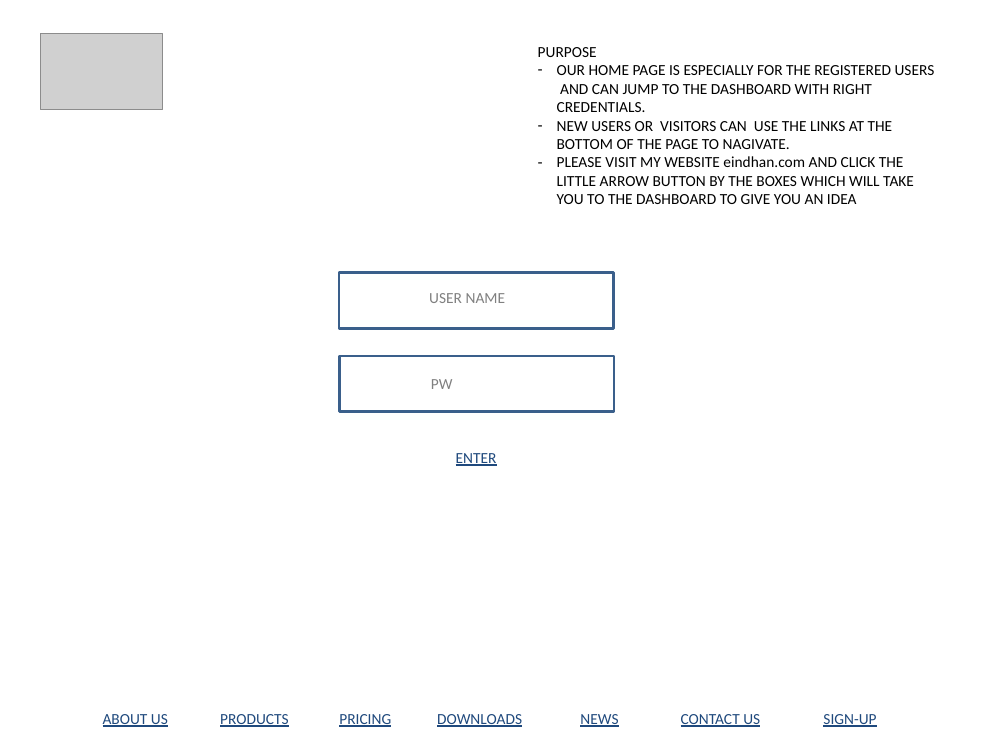
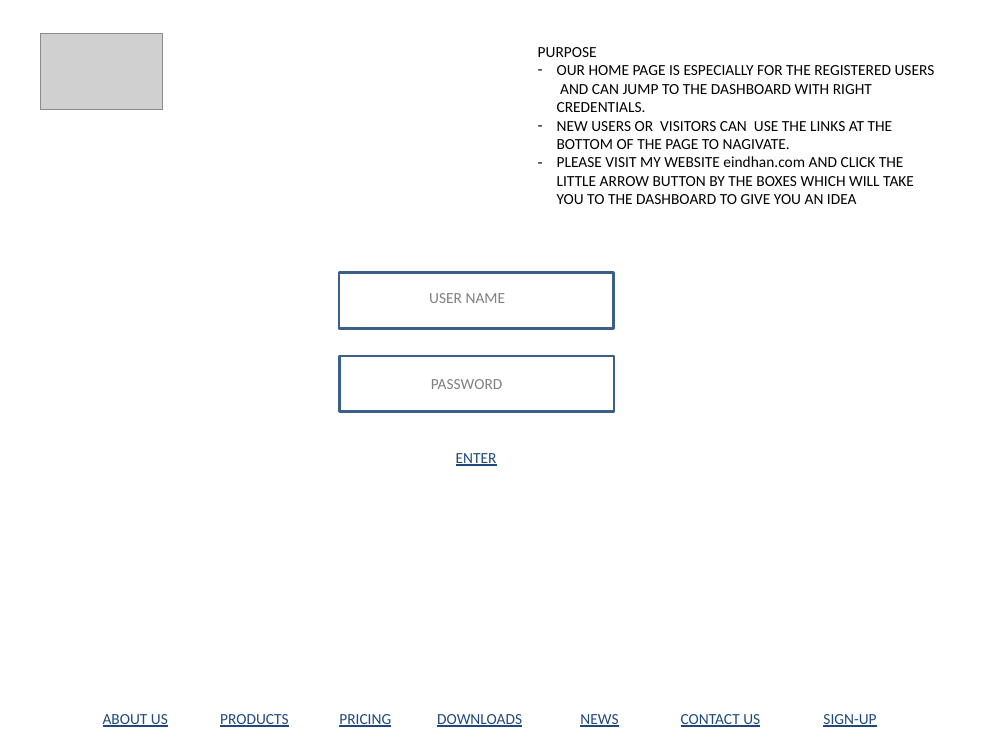
Before and after one commit to vikramchoudermet/WireFrame, a slide deck: slide 1 of Version1.0 - Wire Frame.pptx. Drawn at 1008x756 pixels with LibreOffice and Linux fonts; fonts in the diff are those of the drawing; grey boxes stand for pictures. Boxes give left, top, right and bottom in pixels: in the first picture for what was removed or moved away, otherwise in the second. Text is boxed around its words. In the diff, an @@ line names an element or a change of style, - is before the commit and + after.

Commit message:
First MVP version

```diff
--- a/Version1.0 - Wire Frame.pptx
+++ b/Version1.0 - Wire Frame.pptx
@@ text at bbox=[431, 379, 502, 389]: text changed @@
-PW
+PASSWORD
```
